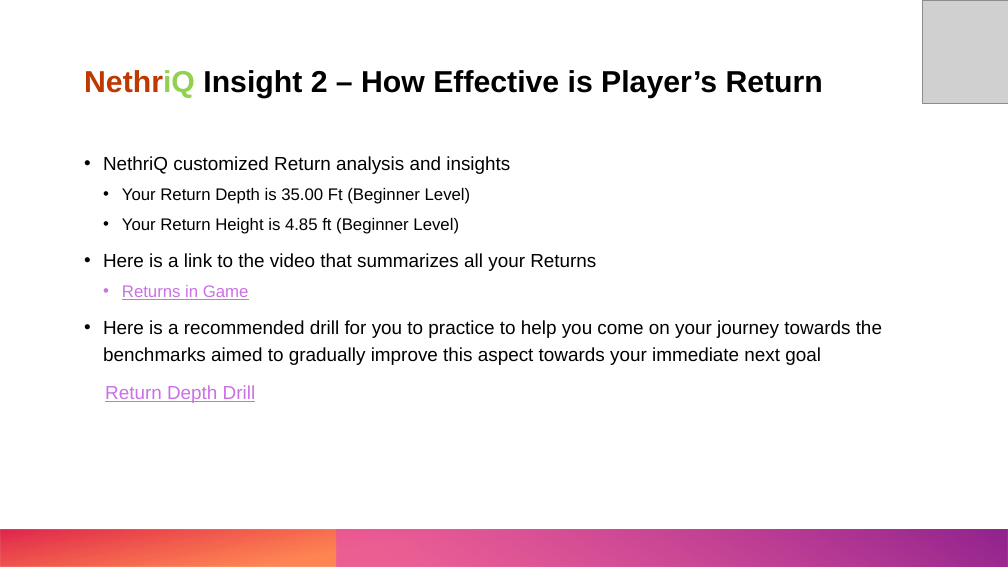
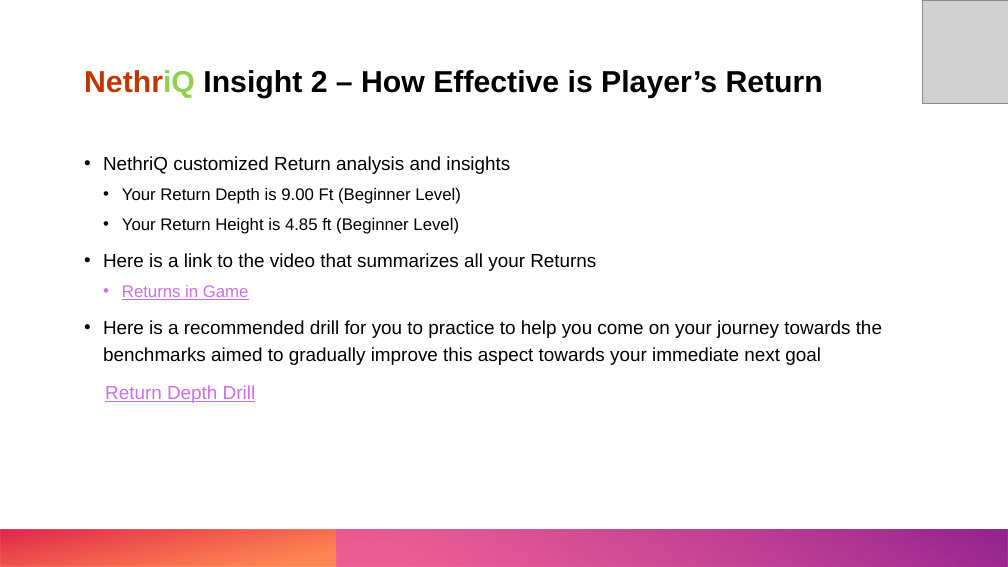
Before and after one commit to nethriq/Pickleball-Stat-Display, a slide deck: slide 4 of data/player_report.pptx. Drawn at 1008x567 pixels with LibreOffice and Linux fonts; fonts in the diff are those of the drawing; grey boxes stand for pictures. Boxes give left, top, right and bottom in pixels: in the first picture for what was removed or moved away, otherwise in the second. Text is boxed around its words. In the diff, an @@ line names an element or a change of style, - is before the commit and + after.

```diff
--- a/data/player_report.pptx
+++ b/data/player_report.pptx
@@ text at box(122, 188, 461, 204): text changed @@
-  • Your Return Depth is 35.00 Ft (Beginner Level)
+  • Your Return Depth is 9.00 Ft (Beginner Level)
```
Also in this commit, not shown: 2 other slides changed, 5 other files.
